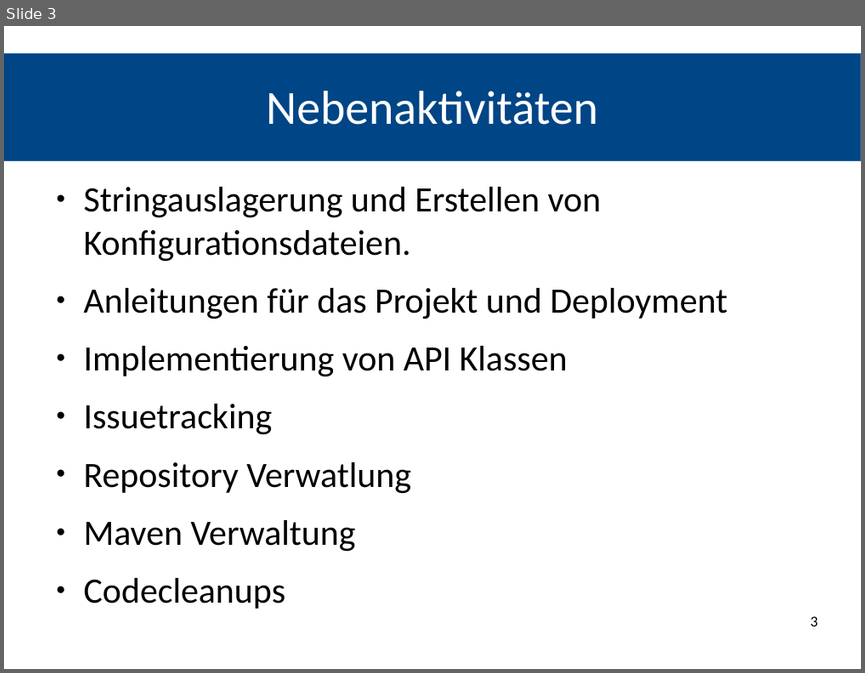
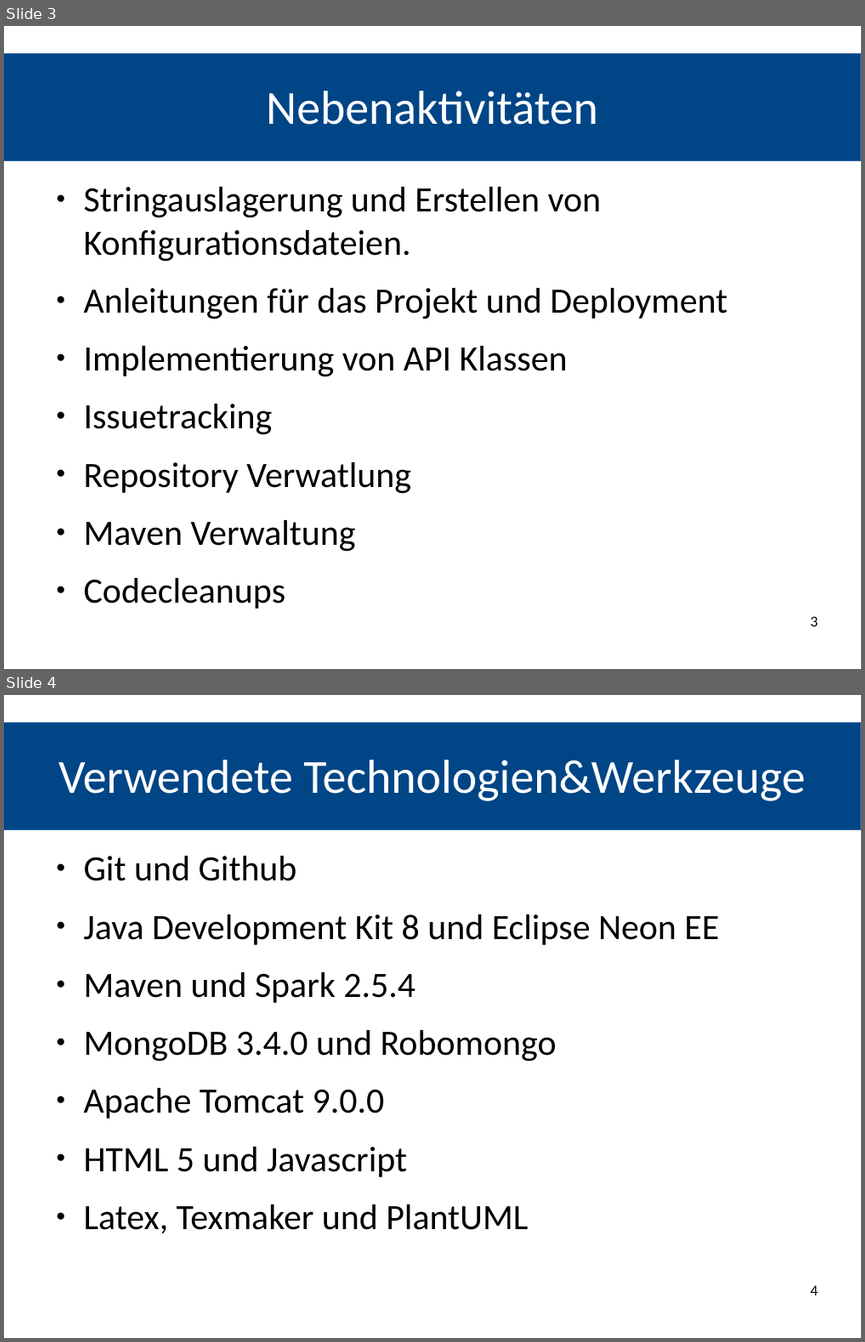
Before and after one commit to REMEXLabs/OpenAPE, a slide deck: Abschlusspräsentation/Stephan.odp. Shown one above the other, each under a label of ours: slide 3 before the commit, slides 3 and 4 after it. The pictures are 865x673 and 865x1342 pixels, drawn with LibreOffice and Linux fonts; fonts in the diff are those of the drawing. Boxes give left, top, right and bottom in pixels: in the first picture for what was removed or moved away, otherwise in the second. Text is boxed around its words. In the diff, an @@ line names an element or a change of style, - is before the commit and + after.

Commit message:
feature: finish presentation

```diff
--- a/Abschlusspräsentation/Stephan.odp
+++ b/Abschlusspräsentation/Stephan.odp
@@ slide 4 added at [4,695,861,1338], background #FFFFFF; not listed: 1 template element that a slide beside it also shows @@
@@ title added at [58,760,805,801], 44 pt, text #FFFFFF @@
+Verwendete Technologien&Werkzeuge
@@ text added at [84,856,719,1233], 33 pt, text #000000 @@
+● Git und Github
+● Java Development Kit 8 und Eclipse Neon EE
+● Maven und Spark 2.5.4
+● MongoDB 3.4.0 und Robomongo
+● Apache Tomcat 9.0.0
+● HTML 5 und Javascript
+● Latex, Texmaker und PlantUML
@@ page number added at [810,1285,817,1295], 14 pt, text #000000 @@
+4
```
Also in this commit, not shown: 1 other slide added, 2 slides removed, 2 other files.
